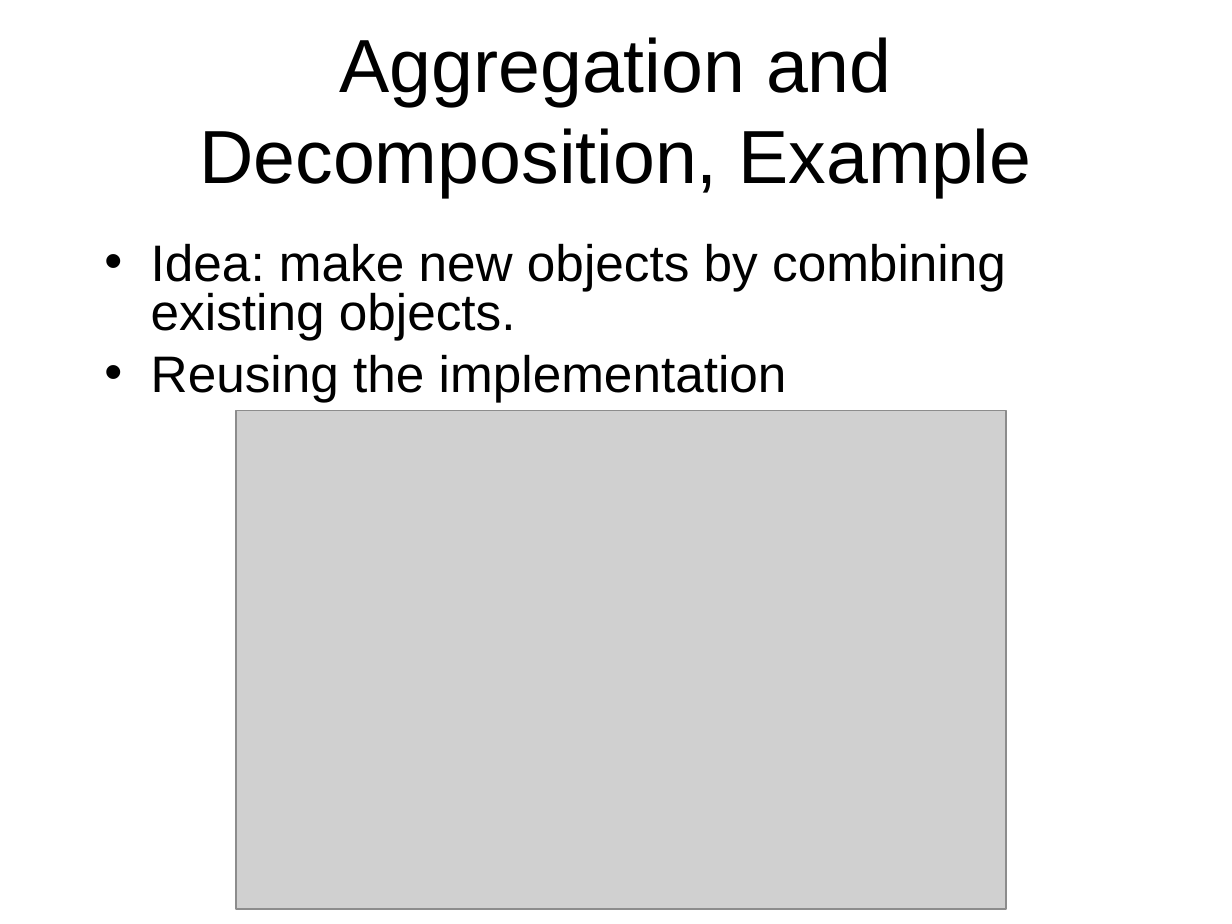
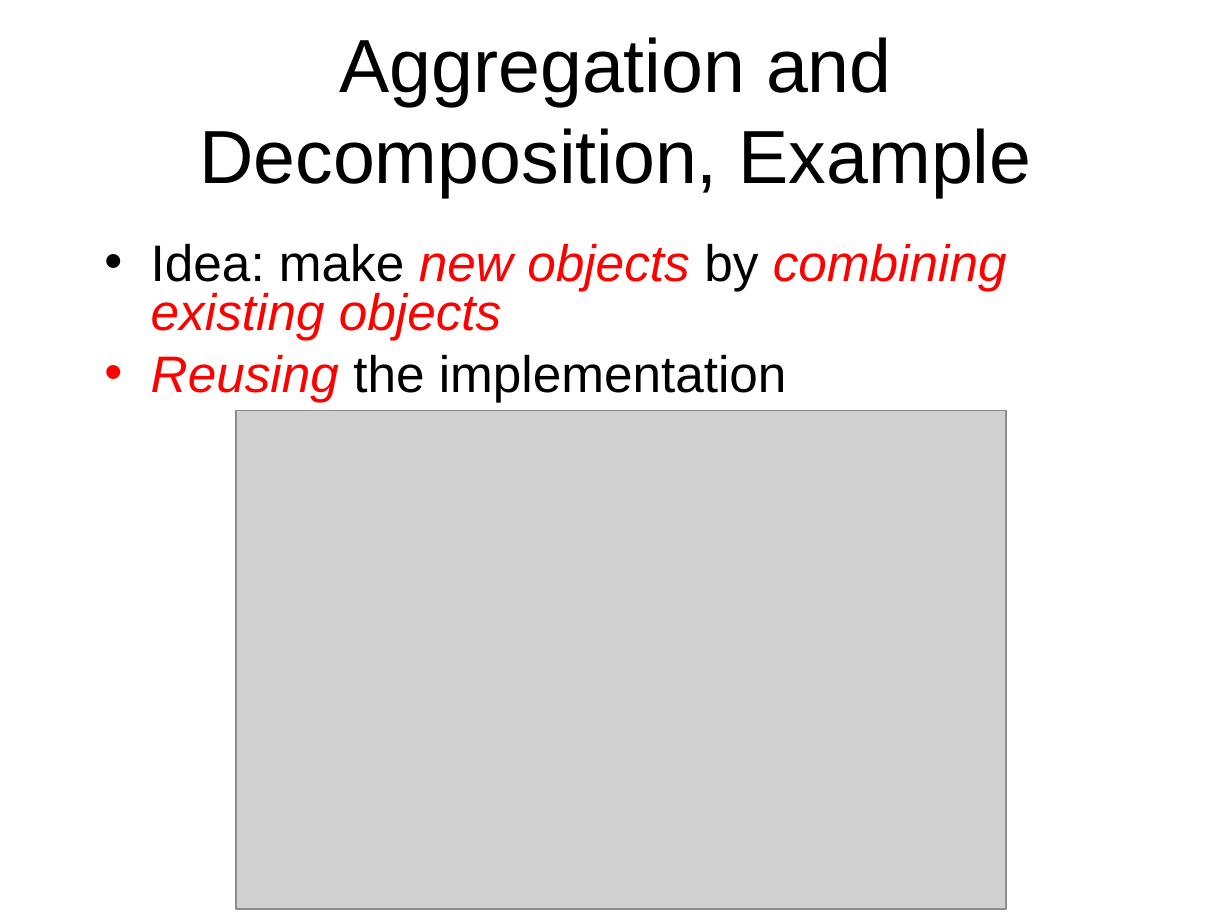
Before and after one commit to octaviordz/zjnu2017.github.io, a slide deck: slide 21 of OOP/lectures/020--Java.Basics.ppt. Drawn at 1232x924 pixels with LibreOffice and Linux fonts; fonts in the diff are those of the drawing; grey boxes stand for pictures. Boxes give left, top, right and bottom in pixels: in the first picture for what was removed or moved away, otherwise in the second. Text is boxed around its words. In the diff, an @@ line names an element or a change of style, - is before the commit and + after.

```diff
--- a/OOP/lectures/020--Java.Basics.ppt
+++ b/OOP/lectures/020--Java.Basics.ppt
@@ text at box(151, 243, 1007, 340): text changed; text colour #000000 to #FF0000; italic on @@
-• Idea: make new objects by combining existing objects.
+• Idea: make new objects by combining existing objects
@@ text at box(151, 354, 787, 403): text colour #000000 to #FF0000, italic on in "Reusing"; bullet colour #000000 to #FF0000 @@
```
Also in this commit, not shown: 18 other slides changed, 4 slides added, 5 other files.
